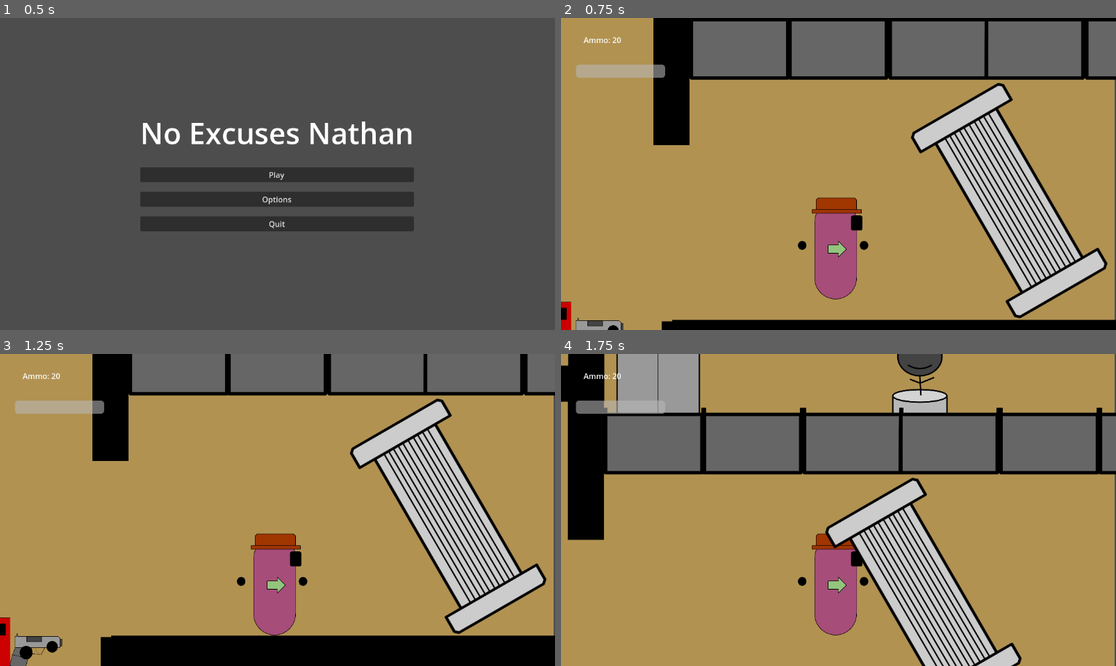
Above: before the commit, frames 1-4 (two rows, left to right).
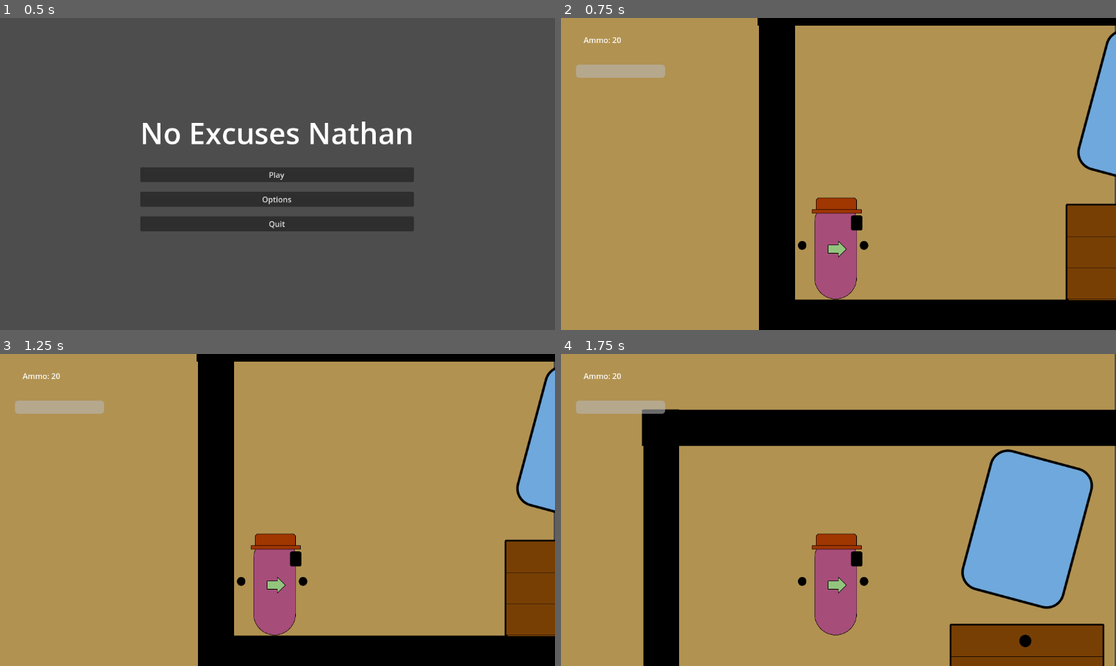
Above: after the commit, the same moments.

Repository: TrinityXon/No-Excuses-Nathan
Game: Godot game, scene res://Levels/UILevels/MainMenu.tscn
The game is run twice, just before and just after one commit, with the same random seed, the same clock (stepped at 60 frames per second) and the same inputs. The engine's default icon, where the game draws it, is replaced by a stand-in: a white triangle on a blue panel in a dark square.
Inputs:
- Up to frame 1 (0.5 s): no input
- Up to frame 2 (0.75 s): click "Play" at 0.5 s
- Up to frame 3 (1.25 s): no input
- Up to frame 4 (1.75 s): tap Enter at 1.25 s; hold Right (Move_Right) from 1.28 s (still down); tap F (Pickup) at 1.35 s; tap W (Jump) at 1.52 s

Frame 1 is identical in both runs. In frame 2, 40% of the frame differs, in the area x 0-100%, y 0-100%; in frame 3, 34%; in frame 4, 49%.

Commit message:
Reapply "Main Hall (Barebones 1)"
This reverts commit 12fbe9ee153f14577fbeb62542f89e583e56d6ff.

Diff:
--- a/Game_Objects/Destructibles/Props/The_Marston_Estate_Props/Pillar.tscn
+++ /dev/null
@@ -1,21 +0,0 @@
-[gd_scene load_steps=3 format=3 uid="uid://b3pfdpwvrppc"]
-
-[ext_resource type="PackedScene" uid="uid://bq4uhhl8cv1a4" path="res://Game_Objects/Destructibles/Base/DestructibleBase.tscn" id="1_s5obs"]
-[ext_resource type="Texture2D" uid="uid://dil4g5h6o6kup" path="res://ArtSprite/Props/The_Marston_Estate/Pillar.png" id="2_libgp"]
-
-[node name="Area2D" instance=ExtResource("1_s5obs")]
-maxHealth = 50.0
-
-[node name="CollisionShape2D" parent="." index="0"]
-position = Vector2(1, 3)
-scale = Vector2(1, 2.4)
-
-[node name="Icon" parent="." index="1"]
-scale = Vector2(0.452778, 0.452778)
-texture = ExtResource("2_libgp")
-
-[node name="CollisionShape2D" parent="StaticBody2D" index="0"]
-scale = Vector2(2.86598, 2.08326)
-
-[node name="healthMonitor" parent="." index="3"]
-maxHealth = 50.0
--- a/Game_Objects/Destructibles/Props/The_Marston_Estate_Props/Stair.tscn
+++ /dev/null
@@ -1,37 +0,0 @@
-[gd_scene load_steps=4 format=3 uid="uid://cfv66c1kn5eqv"]
-
-[ext_resource type="PackedScene" uid="uid://bq4uhhl8cv1a4" path="res://Game_Objects/Destructibles/Base/DestructibleBase.tscn" id="1_10xgs"]
-[ext_resource type="Texture2D" uid="uid://c5ayw187qc7wp" path="res://ArtSprite/Props/The_Marston_Estate/Stairs.png" id="2_bidsc"]
-
-[sub_resource type="RectangleShape2D" id="RectangleShape2D_p2fhp"]
-size = Vector2(20, 46)
-
-[node name="Stairs" instance=ExtResource("1_10xgs")]
-position = Vector2(22, -84)
-scale = Vector2(1.43744, 1.15653)
-isInvincible = true
-
-[node name="CollisionShape2D" parent="." index="0"]
-visible = true
-position = Vector2(9, -21)
-scale = Vector2(0.930473, 1.4114)
-
-[node name="Icon" parent="." index="1"]
-position = Vector2(-122, -76)
-scale = Vector2(0.419445, 0.419444)
-texture = ExtResource("2_bidsc")
-
-[node name="CollisionShape2D" parent="StaticBody2D" index="0"]
-visible = true
-position = Vector2(-13, 41)
-scale = Vector2(5.4981, 0.538444)
-
-[node name="CollisionShape2D2" type="CollisionShape2D" parent="StaticBody2D" index="1"]
-position = Vector2(8, -23)
-scale = Vector2(7.02282, 1.36302)
-shape = SubResource("RectangleShape2D_p2fhp")
-
-[node name="CollisionShape2D3" type="CollisionShape2D" parent="StaticBody2D" index="2"]
-position = Vector2(31, -87)
-scale = Vector2(4.78282, 1.36302)
-shape = SubResource("RectangleShape2D_p2fhp")
--- a/Game_Objects/Destructibles/Props/The_Marston_Estate_Props/Statue.tscn
+++ /dev/null
@@ -1,23 +0,0 @@
-[gd_scene load_steps=3 format=3 uid="uid://bbym6uw7r4ntf"]
-
-[ext_resource type="PackedScene" uid="uid://bq4uhhl8cv1a4" path="res://Game_Objects/Destructibles/Base/DestructibleBase.tscn" id="1_vns20"]
-[ext_resource type="Texture2D" uid="uid://bk5jpyahjs648" path="res://ArtSprite/Props/The_Marston_Estate/Statue.png" id="2_cntqa"]
-
-[node name="Area2D" instance=ExtResource("1_vns20")]
-z_index = -2
-scale = Vector2(0.6, 0.6)
-
-[node name="CollisionShape2D" parent="." index="0"]
-position = Vector2(-4, -17)
-scale = Vector2(-1.26748, 1.7763)
-
-[node name="Icon" parent="." index="1"]
-scale = Vector2(0.375, 0.375)
-texture = ExtResource("2_cntqa")
-
-[node name="CollisionShape2D" parent="StaticBody2D" index="0"]
-position = Vector2(-3, -13)
-scale = Vector2(3.52, 1.72)
-
-[node name="healthMonitor" parent="." index="3"]
-maxHealth = 30.0
--- a/Game_Objects/Elevator.tscn
+++ /dev/null
@@ -1,11 +0,0 @@
-[gd_scene load_steps=3 format=3 uid="uid://256qlmsru0a3"]
-
-[ext_resource type="PackedScene" uid="uid://bur5u1p2bwm08" path="res://Game_Objects/Enemies/Doors/BaseDoor.tscn" id="1_b58dd"]
-[ext_resource type="Texture2D" uid="uid://yg6tmuqxojqt" path="res://ArtSprite/Interactables/Elevator.png" id="2_p24pg"]
-
-[node name="BaseDoor" instance=ExtResource("1_b58dd")]
-position = Vector2(-4, -58)
-scale = Vector2(1.44, 1.44)
-
-[node name="Door" parent="." index="1"]
-texture = ExtResource("2_p24pg")
--- a/Game_Objects/Enemies/Crackhead_Puny.tscn
+++ b/Game_Objects/Enemies/Crackhead_Puny.tscn
@@ -29,7 +29,6 @@
 texture = ExtResource("2_qdjv5")
 
 [node name="Pistol" parent="gunParent" index="0" instance=ExtResource("3_jcc36")]
-damage = 7.5
 
 [node name="ShotCheck" type="RayCast2D" parent="gunParent" index="1"]
 unique_name_in_owner = true
@@ -60,13 +59,6 @@
 [node name="EffectManager" parent="." index="10"]
 unique_name_in_owner = false
 
-[node name="Label" parent="." index="12"]
-offset_left = -137.333
-offset_top = -94.6667
-offset_right = -44.3333
-offset_bottom = -49.6667
-scale = Vector2(3.02667, 3.02667)
-
 [node name="Vision" parent="." index="13"]
 visible = false
 
--- a/Game_Objects/Enemies/Enemy_Base.gd
+++ b/Game_Objects/Enemies/Enemy_Base.gd
@@ -149,7 +149,6 @@
 	return
 
 func chasePlayer():
-	detectionLabel.text = '!'
 	moveDir = (player.global_position - global_position).normalized()
 	velocity.x = moveDir.x * speed
 	print(moveDir.x)
--- a/Game_Objects/Floor/ColorManager.gd
+++ b/Game_Objects/Floor/ColorManager.gd
@@ -2,11 +2,9 @@
 
 @onready var spriteRef: Sprite2D = %Icon
 @export var newColor: Color = Color.BLACK
-@export var shouldModulate: bool = true
-
 
 func _ready():
-	if spriteRef and shouldModulate:
+	if spriteRef:
 		spriteRef.modulate = newColor
 	else:
 		print("sprite not found - ground level base")
--- a/Game_Objects/Floor/Handrails.tscn
+++ /dev/null
@@ -1,18 +0,0 @@
-[gd_scene load_steps=3 format=3 uid="uid://cp2ohacay52py"]
-
-[ext_resource type="PackedScene" uid="uid://cryaljckxmgxf" path="res://Game_Objects/Floor/BlockoutPlaceholder.tscn" id="1_iecqn"]
-[ext_resource type="Texture2D" uid="uid://bie50cpstvbim" path="res://ArtSprite/Background-Non-Collision/Handrails.png" id="2_ar6yy"]
-
-[node name="GroundLevel" instance=ExtResource("1_iecqn")]
-scale = Vector2(0.679999, 0.679999)
-shouldModulate = false
-
-[node name="CollisionShape2D" parent="." index="0"]
-visible = true
-position = Vector2(5.96046e-08, 50)
-scale = Vector2(1.59879, 0.21)
-
-[node name="Icon" parent="." index="1"]
-modulate = Color(1, 1, 1, 1)
-scale = Vector2(0.498437, 0.483333)
-texture = ExtResource("2_ar6yy")
--- a/Game_Objects/Global_Variable_Controller/global_vars.gd
+++ /dev/null
@@ -1,3 +0,0 @@
-extends Control
-
-var nextLevelSceneMainMenu: PackedScene
--- a/Game_Objects/Global_Variable_Controller/global_vars.tscn
+++ /dev/null
@@ -1,8 +0,0 @@
-[gd_scene load_steps=2 format=3 uid="uid://f7upm41tgc2r"]
-
-[ext_resource type="Script" path="res://Game_Objects/Global_Variable_Controller/global_vars.gd" id="1_ydpvp"]
-
-[node name="global_vars" type="Control"]
-layout_mode = 3
-anchors_preset = 0
-script = ExtResource("1_ydpvp")
--- a/Levels/The_Marston_Estate/Floor_1/Foyer.tscn
+++ b/Levels/The_Marston_Estate/Floor_1/Foyer.tscn
@@ -36,7 +36,7 @@
 scale = Vector2(-1.00288, 0.26795)
 
 [node name="BaseDoor" parent="." instance=ExtResource("4_vutuy")]
-position = Vector2(1092, 452)
+position = Vector2(1089, 452)
 scale = Vector2(1.39917, 1.39917)
 nextLevel = ExtResource("4_1bvo5")
 
--- a/Levels/The_Marston_Estate/Floor_1/floor_1.tscn
+++ b/Levels/The_Marston_Estate/Floor_1/floor_1.tscn
@@ -18,13 +18,8 @@
 [ext_resource type="PackedScene" uid="uid://cbybm0fvqtutg" path="res://Game_Objects/Destructibles/Props/The_Marston_Estate_Props/Dining_Table.tscn" id="14_ti1vo"]
 [ext_resource type="PackedScene" uid="uid://cpyi48f1fnqev" path="res://Game_Objects/Destructibles/Props/The_Marston_Estate_Props/Kitchen_Table.tscn" id="15_04t3h"]
 [ext_resource type="PackedScene" uid="uid://cyp6fm0ftgv1d" path="res://Game_Objects/Background_Non_Collision/The_Marston_Estate/KitchenDrawer.tscn" id="16_4bw7p"]
-[ext_resource type="PackedScene" uid="uid://cfv66c1kn5eqv" path="res://Game_Objects/Destructibles/Props/The_Marston_Estate_Props/Stair.tscn" id="16_46fwd"]
-[ext_resource type="PackedScene" uid="uid://b3pfdpwvrppc" path="res://Game_Objects/Destructibles/Props/The_Marston_Estate_Props/Pillar.tscn" id="17_y0t8y"]
 [ext_resource type="PackedScene" uid="uid://cmik0pxe5mwkt" path="res://Game_Objects/Destructibles/Props/Sofa.tscn" id="19_1np0n"]
-[ext_resource type="PackedScene" uid="uid://cp2ohacay52py" path="res://Game_Objects/Floor/Handrails.tscn" id="22_h6bw6"]
-[ext_resource type="PackedScene" uid="uid://bbym6uw7r4ntf" path="res://Game_Objects/Destructibles/Props/The_Marston_Estate_Props/Statue.tscn" id="23_4036x"]
-[ext_resource type="PackedScene" uid="uid://256qlmsru0a3" path="res://Game_Objects/Elevator.tscn" id="24_e5e55"]
-[ext_resource type="PackedScene" uid="uid://l50vj4oeykqw" path="res://Levels/UILevels/MainMenu.tscn" id="25_wvi1r"]
+[ext_resource type="PackedScene" uid="uid://ip1gvp25rhdj" path="res://Game_Objects/Destructibles/Placeholder.tscn" id="20_07amc"]
 
 [node name="Floor1" type="Node2D"]
 position = Vector2(3216, -171)
@@ -32,7 +27,7 @@
 [node name="Player" type="Node2D" parent="."]
 
 [node name="Nathan_Main" parent="Player" instance=ExtResource("1_axofd")]
-position = Vector2(2419, 635)
+position = Vector2(-3110, 696)
 acceleration = 4.0
 
 [node name="Environment" type="Node2D" parent="."]
@@ -217,9 +212,9 @@
 scale = Vector2(1.64, 0.360002)
 
 [node name="GroundLevel19" parent="Environment/Rooms/DiningRoom" instance=ExtResource("1_wy6xv")]
-position = Vector2(3357, 468)
+position = Vector2(3506, 418)
 rotation = -4.71238
-scale = Vector2(4.48, 0.360002)
+scale = Vector2(3.44, 0.360002)
 
 [node name="GroundLevel18" parent="Environment/Rooms/DiningRoom" instance=ExtResource("1_wy6xv")]
 position = Vector2(1588, 309)
@@ -245,13 +240,30 @@
 rotation = -1.57079
 scale = Vector2(0.960004, 0.360002)
 
+[node name="GroundLevel20" parent="Environment/Rooms/Main_Hall" instance=ExtResource("1_wy6xv")]
+position = Vector2(2640, 758)
+scale = Vector2(6.52, 0.360002)
+
+[node name="GroundLevel26" parent="Environment/Rooms/Main_Hall" instance=ExtResource("1_wy6xv")]
+position = Vector2(2850, 404)
+scale = Vector2(9.9032, 0.309004)
+
+[node name="GroundLevel25" parent="Environment/Rooms/Main_Hall" instance=ExtResource("1_wy6xv")]
+position = Vector2(2640, 758)
+scale = Vector2(6.52, 0.360002)
+
+[node name="GroundLevel23" parent="Environment/Rooms/Main_Hall" instance=ExtResource("1_wy6xv")]
+position = Vector2(3170, 695)
+rotation = -0.523598
+scale = Vector2(1.96949, 0.360002)
+
+[node name="GroundLevel24" parent="Environment/Rooms/Main_Hall" instance=ExtResource("1_wy6xv")]
+position = Vector2(3400, 632)
+scale = Vector2(1.96949, 0.360002)
+
 [node name="GroundLevel21" parent="Environment/Rooms/Main_Hall" instance=ExtResource("1_wy6xv")]
-position = Vector2(2766, 182)
-scale = Vector2(8.96001, 0.360002)
-
-[node name="GroundLevel23" parent="Environment/Rooms/Main_Hall" instance=ExtResource("1_wy6xv")]
-position = Vector2(2798, 755)
-scale = Vector2(8.96001, 0.360002)
+position = Vector2(2855, 182)
+scale = Vector2(10.2, 0.360002)
 
 [node name="GroundLevel22" parent="Environment/Rooms/Main_Hall" instance=ExtResource("1_wy6xv")]
 position = Vector2(2206, 228)
@@ -259,44 +271,6 @@
 scale = Vector2(0.960004, 0.360002)
 
 [node name="Props" type="Node2D" parent="Environment/Rooms/Main_Hall"]
-
-[node name="Area2D" parent="Environment/Rooms/Main_Hall/Props" instance=ExtResource("16_46fwd")]
-position = Vector2(3244, 662)
-scale = Vector2(1.19744, 0.963431)
-
-[node name="Area2D2" parent="Environment/Rooms/Main_Hall/Props" instance=ExtResource("17_y0t8y")]
-position = Vector2(2637, 580)
-rotation = -0.523598
-scale = Vector2(1, 0.906797)
-
-[node name="Area2D3" parent="Environment/Rooms/Main_Hall/Props" instance=ExtResource("23_4036x")]
-position = Vector2(2635, 329)
-
-[node name="Walls_floors" type="Node2D" parent="Environment/Rooms/Main_Hall"]
-
-[node name="GroundLevel" parent="Environment/Rooms/Main_Hall/Walls_floors" instance=ExtResource("22_h6bw6")]
-position = Vector2(2293, 381)
-
-[node name="GroundLevel2" parent="Environment/Rooms/Main_Hall/Walls_floors" instance=ExtResource("22_h6bw6")]
-position = Vector2(2419, 381)
-
-[node name="GroundLevel3" parent="Environment/Rooms/Main_Hall/Walls_floors" instance=ExtResource("22_h6bw6")]
-position = Vector2(2547, 381)
-
-[node name="GroundLevel4" parent="Environment/Rooms/Main_Hall/Walls_floors" instance=ExtResource("22_h6bw6")]
-position = Vector2(2670, 381)
-
-[node name="GroundLevel5" parent="Environment/Rooms/Main_Hall/Walls_floors" instance=ExtResource("22_h6bw6")]
-position = Vector2(2798, 381)
-
-[node name="GroundLevel6" parent="Environment/Rooms/Main_Hall/Walls_floors" instance=ExtResource("22_h6bw6")]
-position = Vector2(2925, 381)
-
-[node name="GroundLevel7" parent="Environment/Rooms/Main_Hall/Walls_floors" instance=ExtResource("22_h6bw6")]
-position = Vector2(3051, 381)
-
-[node name="GroundLevel8" parent="Environment/Rooms/Main_Hall/Walls_floors" instance=ExtResource("22_h6bw6")]
-position = Vector2(3178, 381)
 
 [node name="Hostiles" type="Node2D" parent="."]
 
@@ -410,6 +384,7 @@
 position = Vector2(2036, 682)
 scale = Vector2(14.2104, -14.9615)
 
-[node name="BaseDoor" parent="." instance=ExtResource("24_e5e55")]
-position = Vector2(2293, 329)
-nextLevel = ExtResource("25_wvi1r")
+[node name="Area2D2" parent="." instance=ExtResource("20_07amc")]
+position = Vector2(2734, 576)
+rotation = -0.523598
+scale = Vector2(0.734706, 3.41083)
--- a/Levels/UILevels/MainMenu.gd
+++ b/Levels/UILevels/MainMenu.gd
@@ -2,14 +2,9 @@
 
 @export var nextLevel: PackedScene
 
-func _ready():
-	if GlobalVars.nextLevelSceneMainMenu == null and nextLevel != null:
-		GlobalVars.nextLevelSceneMainMenu = nextLevel
-
-	print(GlobalVars)
 func _on_play_pressed():
-	if GlobalVars.nextLevelSceneMainMenu != null:
-		get_tree().change_scene_to_packed(GlobalVars.nextLevelSceneMainMenu)
+	if nextLevel != null:
+		get_tree().change_scene_to_packed(nextLevel)
 	else:
 		print("no level to transition")
 func _on_options_pressed():
--- a/project.godot
+++ b/project.godot
@@ -18,7 +18,6 @@
 [autoload]
 
 EmitBus="*res://Components/CentralEmitBus/EmitBus.gd"
-GlobalVars="*res://Game_Objects/Global_Variable_Controller/global_vars.tscn"
 
 [input]
 
Binary file removed: ArtSprite/Background-Non-Collision/Handrails.png
Not shown, removed: ArtSprite/Background-Non-Collision/Handrails.png.import
Binary file removed: ArtSprite/Interactables/Elevator.png
Not shown, removed: ArtSprite/Interactables/Elevator.png.import
Binary file removed: ArtSprite/Interactables/Ladder.png
Not shown, removed: ArtSprite/Interactables/Ladder.png.import
Binary file removed: ArtSprite/Props/The_Marston_Estate/Pillar.png
Not shown, removed: ArtSprite/Props/The_Marston_Estate/Pillar.png.import
Binary file removed: ArtSprite/Props/The_Marston_Estate/Stairs.png
Not shown, removed: ArtSprite/Props/The_Marston_Estate/Stairs.png.import
Binary file removed: ArtSprite/Props/The_Marston_Estate/Statue.png
Not shown, removed: ArtSprite/Props/The_Marston_Estate/Statue.png.import
(and 1 more such lines)
